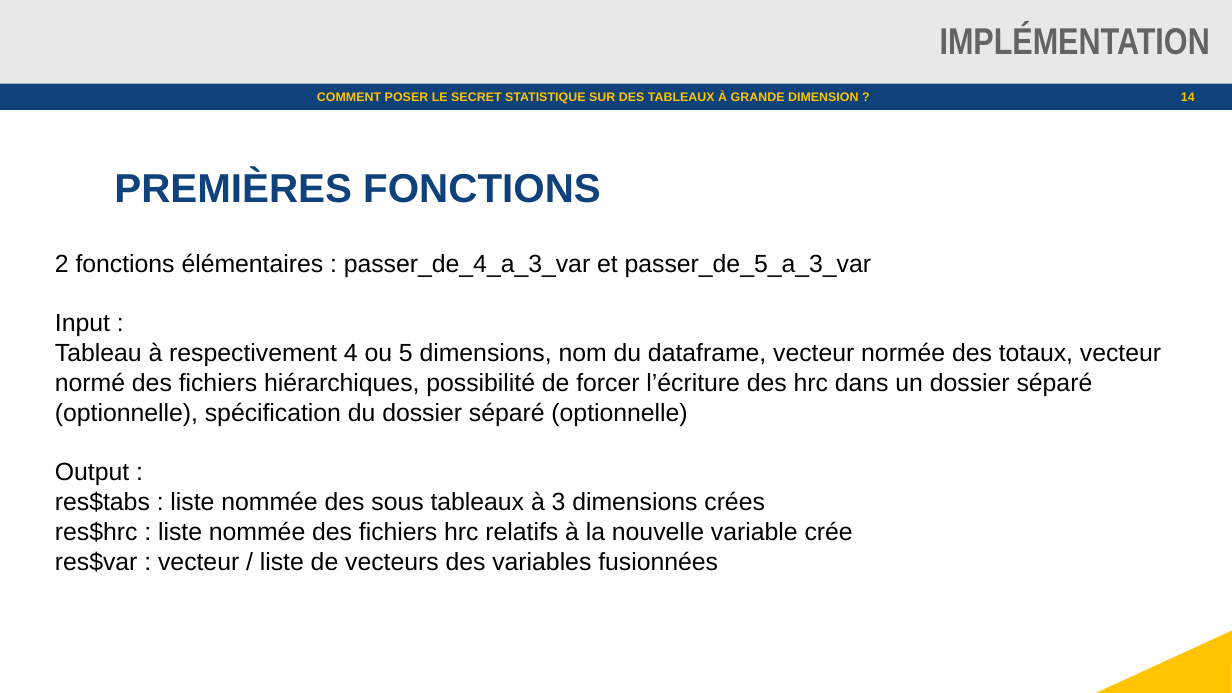
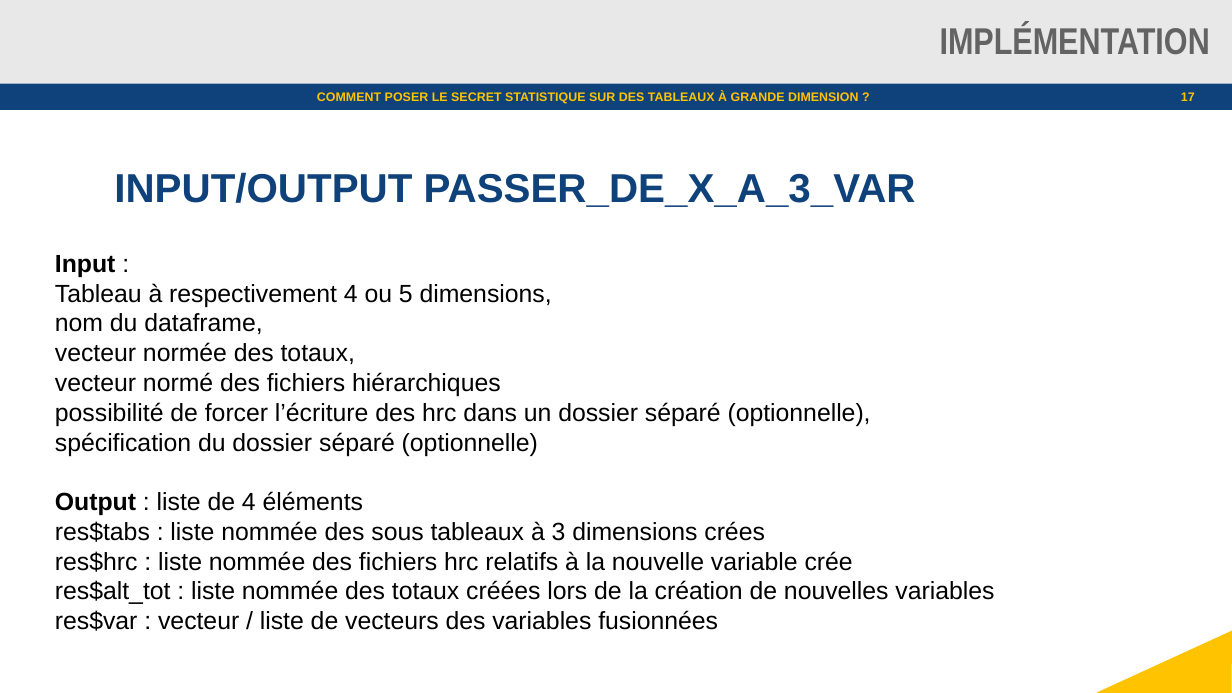
Before and after one commit to julienjamme/stage1A_2023, a slide deck: slide 17 of presentation_mi_parcours.odp (slide 14 before the commit). Drawn at 1232x693 pixels with LibreOffice and Linux fonts; fonts in the diff are those of the drawing; background and template pictures are left out. Boxes give left, top, right and bottom in pixels: in the first picture for what was removed or moved away, otherwise in the second. Text is boxed around its words. In the diff, an @@ line names an element or a change of style, - is before the commit and + after.

```diff
--- a/presentation_mi_parcours.odp
+++ b/presentation_mi_parcours.odp
@@ page number at box(1181, 92, 1195, 101): text changed @@
-14
+17
@@ text at box(114, 172, 916, 207): text changed @@
-PREMIÈRES FONCTIONS
+INPUT/OUTPUT PASSER_DE_X_A_3_VAR
@@ text at box(55, 253, 871, 277): paragraph removed @@
-2 fonctions élémentaires : passer_de_4_a_3_var et passer_de_5_a_3_var
@@ text at box(55, 255, 115, 277): bold on in "Input" @@
@@ text at box(55, 283, 871, 515): text changed @@
-Tableau à respectivement 4 ou 5 dimensions, nom du dataframe, vecteur normée des totaux, vecteur normé des fichiers hiérarchiques, possibilité de forcer l’écriture des hrc dans un dossier séparé (optionnelle), spécification du dossier séparé (optionnelle)
-Output :
+Tableau à respectivement 4 ou 5 dimensions,
+nom du dataframe,
+vecteur normée des totaux,
+vecteur normé des fichiers hiérarchiques
+possibilité de forcer l’écriture des hrc dans un dossier séparé (optionnelle),
+spécification du dossier séparé (optionnelle)
+Output : liste de 4 éléments
@@ text at box(55, 580, 994, 604): paragraph added @@
+res$alt_tot : liste nommée des totaux créées lors de la création de nouvelles variables
```
Also in this commit, not shown: 6 other slides changed, 2 slides added, 1 slide removed.
